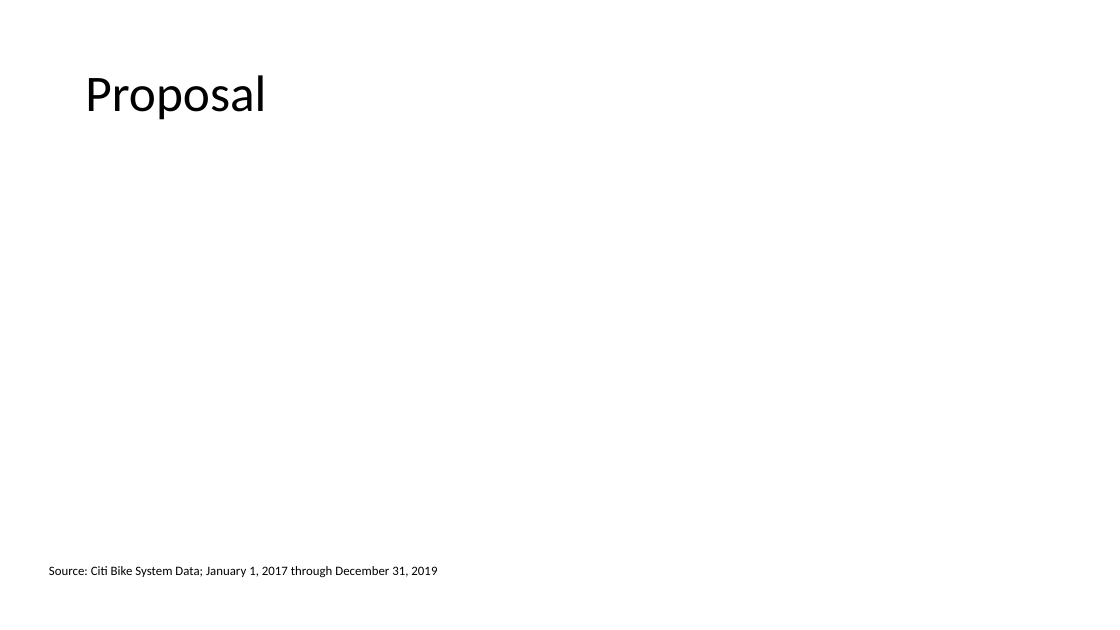
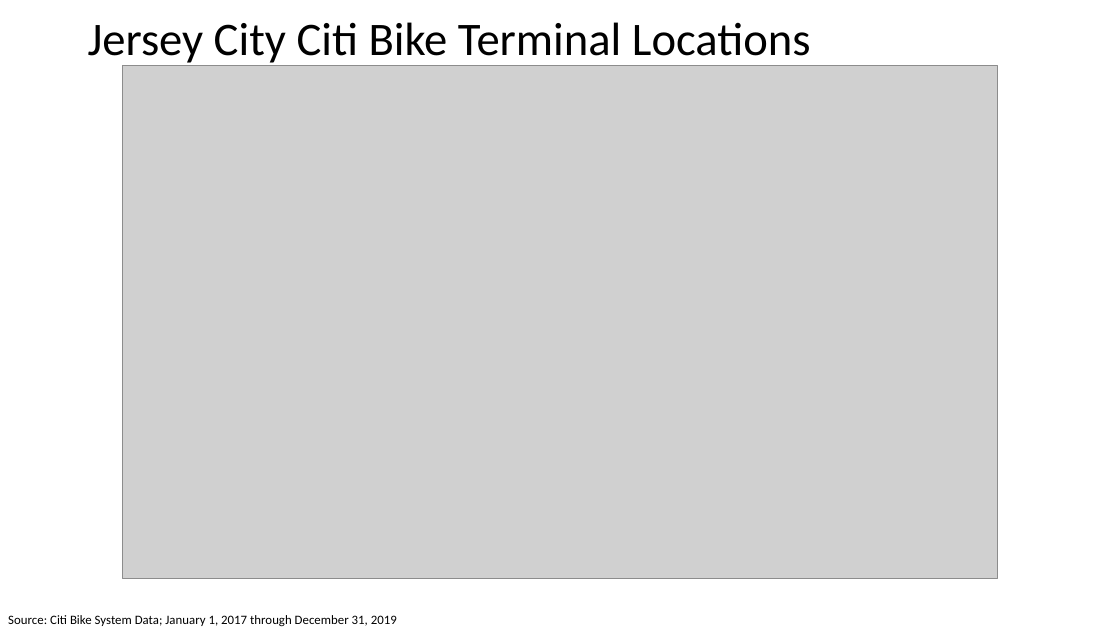
Before and after one commit to cglovertenn/Citi_Bike_Expanded, a slide deck: slide 10 of CitiBike_Final.pptx. Drawn at 1120x630 pixels with LibreOffice and Linux fonts; fonts in the diff are those of the drawing; grey boxes stand for pictures. Boxes give left, top, right and bottom in pixels: in the first picture for what was removed or moved away, otherwise in the second. Text is boxed around its words. In the diff, an @@ line names an element or a change of style, - is before the commit and + after.

```diff
--- a/CitiBike_Final.pptx
+++ b/CitiBike_Final.pptx
@@ title added at box(88, 22, 811, 67), 40 pt, text #000000 @@
+Jersey City Citi Bike Terminal Locations
@@ title removed at box(85, 75, 266, 120) @@
-Proposal
@@ picture added at box(123, 66, 997, 579) @@
@@ text "Source: Citi Bike System Data; ...": place and size @@
-text "Source: Citi Bike System Data; ..." at box(49, 566, 437, 578)
+text "Source: Citi Bike System Data; ..." at box(8, 615, 397, 627)
```
Also in this commit, not shown: 3 other slides changed, 8 slides added, 7 slides removed.
